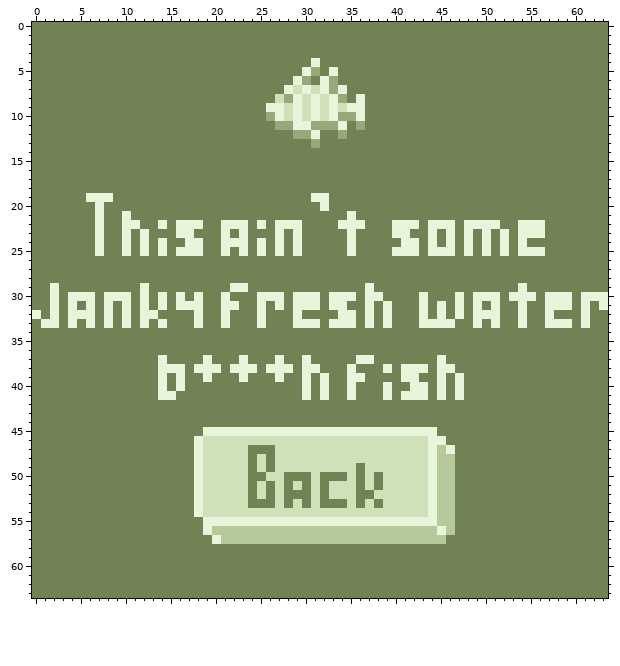
Two states of a pixel-art file, Scenes/catalogue/prototype.aseprite. That is the earlier state.
64x64 pixels, 1 frame.
The same view after the edit:
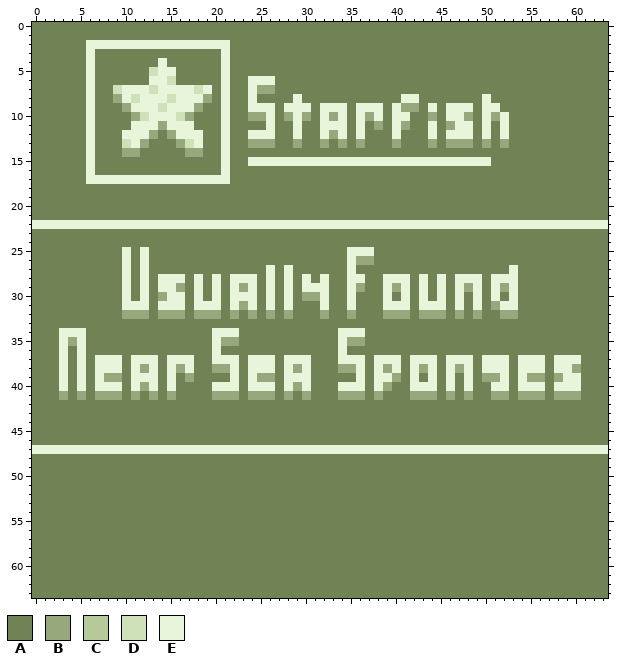
Palette (. is transparent): A #718355  B #97a97c  C #b5c99a  D #cfe1b9  E #e9f5db
From old to new:
layer "bg" added
layer "text bottom" added
layer "text top" added
layer "fish" added
layer "format" added
layer "Layer 1" removed
layer "Layer 2" removed
layer "Layer 3" removed
y 2: x 6..21 AAAAAAAAAAAAAAAA -> EEEEEEEEEEEEEEEE
y 3: x 6 A -> E; x 21 A -> E
y 4: x 6 A -> E; x 14 A -> E; x 21 A -> E; x 31 E -> A
y 5: x 6 A -> E; x 13..15 AAA -> DEE; x 21 A -> E; x 30..31 EB -> AA; x 33 E -> A
y 6: x 6 A -> E; x 13..15 AAA -> EED; x 21 A -> E; x 24..26 AAA -> EEE; x 29..30 EB -> AA; x 32..33 EB -> AA
y 7: x 6 A -> E; x 9..19 AAAAAAAAAAA -> DEEEDEEEEDE; x 21 A -> E; x 24..26 AAA -> EBB; x 28..34 EDEDEBE -> AAAAAAA
y 8: x 6 A -> E; x 9..19 AAAAAAAAAAA -> BEDEEEDEEEB; x 21 A -> E; x 24 A -> E; x 27..28 DB -> AA; x 30..34 DEDEB -> AAAAA; x 36 E -> A; x 41..42 AA -> EE; x 50 A -> E
y 9: x 6 A -> E; x 10..18 AAAAAAAAA -> BEEEDEEEB; x 21 A -> E; x 24..25 AA -> EE; x 27..28 ED -> AE; x 30..32 DED -> EAE; x 34..35 DE -> EA; x 37..38 AA -> EE; x 40..42 AAA -> EBB; x 44 A -> E; x 46..48 AAA -> EEE; x 50..51 AA -> EE
y 10: x 6 A -> E; x 11..17 AAAAAAA -> BDEEEDB; x 21 A -> E; x 24..28 AABED -> BBEAB; x 30..35 DEDEBB -> BAEBEA; x 37..38 AA -> BE; x 40..41 AA -> EE; x 44 A -> B; x 46..48 AAA -> EEB; x 50..52 AAA -> EBE
y 11: x 6 A -> E; x 11..17 AAAAAAA -> EEEBEEE; x 21 A -> E; x 26..28 ABB -> EAA; x 30..33 EBBB -> AAEE; x 36 B -> E; x 38 A -> B; x 40..41 AA -> EB; x 44 A -> E; x 46..48 AAA -> BEE; x 50 A -> E; x 52 A -> E
y 12: x 6 A -> E; x 10..13 AAAA -> EEEB; x 15..18 AAAA -> BEEE; x 21 A -> E; x 24..26 AAA -> EEE; x 29..34 BBEAAB -> EAAEBE; x 36 A -> E; x 40 A -> E; x 44 A -> E; x 46..48 AAA -> EEE; x 50 A -> E; x 52 A -> E
y 13: x 6 A -> E; x 10..12 AAA -> DEB; x 16..18 AAA -> BDE; x 21 A -> E; x 24..26 AAA -> BBB; x 29 A -> B; x 31..32 BA -> AB; x 34 A -> B; x 36 A -> B; x 40 A -> B; x 44 A -> B; x 46..48 AAA -> BBB; x 50 A -> B; x 52 A -> B
y 14: x 6 A -> E; x 10..11 AA -> BB; x 17..18 AA -> BB; x 21 A -> E
y 15: x 6 A -> E; x 21 A -> E; x 24..50 AAAAAAAAAAAAAAAAAAAAAAAAAAA -> EEEEEEEEEEEEEEEEEEEEEEEEEEE
y 16: x 6 A -> E; x 21 A -> E
y 17: x 6..21 AAAAAAAAAAAAAAAA -> EEEEEEEEEEEEEEEE
y 19: x 6..8 EEE -> AAA; x 31..32 EE -> AA
y 20: x 7 E -> A; x 32 E -> A
y 21: x 7 E -> A; x 10 E -> A; x 35 E -> A
y 22: x 0..6 AAAAAAA -> EEEEEEE; x 8..9 AA -> EE; x 12..13 AA -> EE; x 15 A -> E; x 19..20 AA -> EE; x 24 A -> E; x 26 A -> E; x 30..33 AAAA -> EEEE; x 37..39 AAA -> EEE; x 43 A -> E; x 47 A -> E; x 52..53 AA -> EE; x 57..63 AAAAAAA -> EEEEEEE
y 23: x 7 E -> A; x 10 E -> A; x 12 E -> A; x 16..17 EE -> AA; x 21 E -> A; x 23 E -> A; x 27 E -> A; x 29 E -> A; x 35 E -> A; x 40..41 EE -> AA; x 44 E -> A; x 46 E -> A; x 48 E -> A; x 50 E -> A; x 52 E -> A; x 54..56 EEE -> AAA
y 24: x 7 E -> A; x 10 E -> A; x 12 E -> A; x 14 E -> A; x 17..18 EE -> AA; x 21..23 EEE -> AAA; x 25 E -> A; x 27 E -> A; x 29 E -> A; x 35 E -> A; x 41..42 EE -> AA; x 44 E -> A; x 46 E -> A; x 48 E -> A; x 50 E -> A; x 52 E -> A; x 54 E -> A
y 25: x 7 E -> A; x 14 E -> A; x 16..18 EEE -> AAA; x 21 E -> A; x 23 E -> A; x 25 E -> A; x 27 E -> A; x 29 E -> A; x 36..37 AA -> EE; x 40..42 EEE -> AAA; x 44..46 EEE -> AAA; x 48 E -> A; x 50 E -> A; x 52 E -> A; x 54..56 EEE -> AAA
y 26: x 10 A -> E; x 12 A -> E; x 35..37 AAA -> EBB
y 27: x 10 A -> E; x 12 A -> E; x 26 A -> E; x 28 A -> E; x 35 A -> E; x 53 A -> E
y 28: x 10 A -> E; x 12 A -> E; x 14..16 AAA -> EEE; x 18 A -> E; x 20 A -> E; x 22..24 AAA -> EEE; x 26 A -> E; x 28 A -> E; x 30 A -> E; x 32 A -> E; x 35..36 AA -> EE; x 39..41 AAA -> EEE; x 43 A -> E; x 45 A -> E; x 47..49 AAA -> EEE; x 51..53 AAA -> EEE
y 29: x 2 E -> A; x 10 A -> E; x 14..16 AAA -> EEB; x 18 A -> E; x 20 A -> E; x 23..24 EA -> BE; x 26 A -> E; x 28 A -> E; x 30..32 AAA -> EEE; x 35..37 AAE -> EBA; x 39..41 AAA -> EBE; x 43 A -> E; x 45 A -> E; x 47..49 AAA -> EBE; x 51..54 AAAE -> EBEA
y 30: x 2 E -> A; x 4..6 EEE -> AAA; x 8..9 EE -> AA; x 14..15 EA -> BE; x 20..25 AEAAAE -> EAEEEA; x 27..34 EAEEEAEE -> AEABBEAA; x 37..39 EEA -> AAE; x 41 A -> E; x 45 A -> E; x 50 E -> A; x 54..55 EE -> AA; x 57..59 EEE -> AAA; x 61..63 EEE -> AAA
y 31: x 2 E -> A; x 4 E -> A; x 6 E -> A; x 8 E -> A; x 11 A -> E; x 15 A -> E; x 17 E -> A; x 19..21 AAE -> EEA; x 23..35 AAEAEAEEEAEEA -> BEAEAEAAAEAAE; x 37 E -> A; x 40..41 AA -> EE; x 44 A -> E; x 51..54 EAAE -> BEEA; x 57..59 EEE -> AAA; x 61 E -> A; x 63 E -> A
y 32: x 0 E -> A; x 2 E -> A; x 4..6 EEE -> AAA; x 8 E -> A; x 10..16 EAEEAAA -> BBBABBB; x 18..22 EAAEA -> BBBAB; x 24..26 AEA -> BAB; x 28..29 AE -> BA; x 32 A -> B; x 34..35 EE -> AB; x 37 E -> A; x 39..41 EAA -> BBB; x 43..45 EAE -> BBB; x 47 E -> B; x 49..54 EEEAAE -> BAABBA; x 57 E -> A; x 61 E -> A
y 33: x 1..2 EE -> AA; x 4 E -> A; x 6 E -> A; x 8 E -> A; x 10 E -> A; x 12 E -> A; x 14 E -> A; x 18 E -> A; x 21 E -> A; x 25 E -> A; x 29..31 EEE -> AAA; x 33..35 EEE -> AAA; x 37 E -> A; x 39 E -> A; x 43..46 EEEE -> AAAA; x 49 E -> A; x 51 E -> A; x 54 E -> A; x 57..59 EEE -> AAA; x 61 E -> A
y 34: x 3..5 AAA -> EEE; x 20..22 AAA -> EEE; x 34..36 AAA -> EEE
y 35: x 3..5 AAA -> EBE; x 20..22 AAA -> EBB; x 34..36 AAA -> EBB
y 36: x 3 A -> E; x 5 A -> E; x 20 A -> E; x 34 A -> E
y 37: x 3 A -> E; x 5 A -> E; x 7..9 AAA -> EEE; x 11..17 AAAEAAA -> EEEAEEE; x 19..29 EAAAEAAAEAA -> AEEEAEEEAEE; x 34..35 AA -> EE; x 37..40 EAAA -> AEEE; x 42..48 AAAEAAA -> EEEAEEE; x 50..52 AAA -> EEE; x 54..56 AAA -> EEE; x 58..60 AAA -> EEE
y 38: x 3 A -> E; x 5 A -> E; x 7..9 AAA -> EEE; x 11..14 AAAE -> EBEA; x 16..21 EAEEEA -> BEAABB; x 23 E -> A; x 25 A -> E; x 27 E -> A; x 29 A -> B; x 31 E -> A; x 34..36 AEA -> BBE; x 38..41 AEAE -> EBEA; x 43..45 EAE -> BEA; x 47..48 AA -> BE; x 50..52 AAA -> EEE; x 54..56 AAA -> EEE; x 58..60 AAA -> EEB
y 39: x 3 A -> E; x 5 A -> E; x 7..9 AAA -> EBB; x 11..17 AAAEAEA -> EEEAEAB; x 19 E -> A; x 22..29 AEAAAEAA -> EAEBBAEE; x 32 E -> A; x 35 E -> A; x 38..41 AAAE -> EEBA; x 44..48 AEAEA -> EAEAE; x 50..52 AAA -> BBE; x 54..56 AAA -> EBB; x 58..60 AAA -> BEE
y 40: x 3 A -> E; x 5 A -> E; x 7..9 AAA -> EEE; x 11..16 AAAEAE -> EBEAEA; x 20..22 AAA -> EEE; x 24..26 AAA -> EEE; x 28..29 AA -> EB; x 32 E -> A; x 34 A -> E; x 36 A -> E; x 38..39 AE -> EB; x 44..48 AEAEA -> EAEAE; x 51..52 AA -> EE; x 54..56 AAA -> EEE; x 58..60 AAA -> EEE
y 41: x 3 A -> B; x 5 A -> B; x 7..9 AAA -> BBB; x 11 A -> B; x 13..15 AEE -> BAB; x 20..22 AAA -> BBB; x 24..26 AAA -> BBB; x 28 A -> B; x 30 E -> B; x 32 E -> A; x 34..36 AEA -> BBB; x 38..39 AE -> BA; x 41..48 EEEAEAEA -> ABBBABAB; x 51..52 AA -> BB; x 54..56 AAA -> BBB; x 58..60 AAA -> BBB
y 45: x 19..44 EEEEEEEEEEEEEEEEEEEEEEEEEE -> AAAAAAAAAAAAAAAAAAAAAAAAAA
y 46: x 18..45 EDDDDDDDDDDDDDDDDDDDDDDDDDEE -> AAAAAAAAAAAAAAAAAAAAAAAAAAAA
y 47: x 0..17 AAAAAAAAAAAAAAAAAA -> EEEEEEEEEEEEEEEEEE; x 19..43 DDDDDAAADDDDDDDDDDDDDDDDD -> EEEEEEEEEEEEEEEEEEEEEEEEE; x 45 C -> E; x 47..63 AAAAAAAAAAAAAAAAA -> EEEEEEEEEEEEEEEEE
y 48: x 18..23 EDDDDD -> AAAAAA; x 25 D -> A; x 27..46 DDDDDDDDDDDDDDDDDECC -> AAAAAAAAAAAAAAAAAAAA
y 49: x 18..23 EDDDDD -> AAAAAA; x 25 D -> A; x 27..35 DDDDDDDDD -> AAAAAAAAA; x 37..46 DDDDDDDECC -> AAAAAAAAAA
y 50: x 18..23 EDDDDD -> AAAAAA; x 26..27 DD -> AA; x 31 D -> A; x 35 D -> A; x 37 D -> A; x 39..46 DDDDDECC -> AAAAAAAA
y 51: x 18..23 EDDDDD -> AAAAAA; x 25 D -> A; x 27 D -> A; x 29 D -> A; x 31 D -> A; x 33..35 DDD -> AAA; x 37 D -> A; x 39..46 DDDDDECC -> AAAAAAAA
y 52: x 18..23 EDDDDD -> AAAAAA; x 25 D -> A; x 27 D -> A; x 31 D -> A; x 33..35 DDD -> AAA; x 38..46 DDDDDDECC -> AAAAAAAAA
y 53: x 18..23 EDDDDD -> AAAAAA; x 27 D -> A; x 29 D -> A; x 31 D -> A; x 35 D -> A; x 37 D -> A; x 39..46 DDDDDECC -> AAAAAAAA
y 54: x 18..46 EDDDDDDDDDDDDDDDDDDDDDDDDDECC -> AAAAAAAAAAAAAAAAAAAAAAAAAAAAA
y 55: x 19..46 EEEEEEEEEEEEEEEEEEEEEEEEEECC -> AAAAAAAAAAAAAAAAAAAAAAAAAAAA
y 56: x 19..46 ECCCCCCCCCCCCCCCCCCCCCCCCCEC -> AAAAAAAAAAAAAAAAAAAAAAAAAAAA
y 57: x 20..45 ECCCCCCCCCCCCCCCCCCCCCCCCC -> AAAAAAAAAAAAAAAAAAAAAAAAAA
